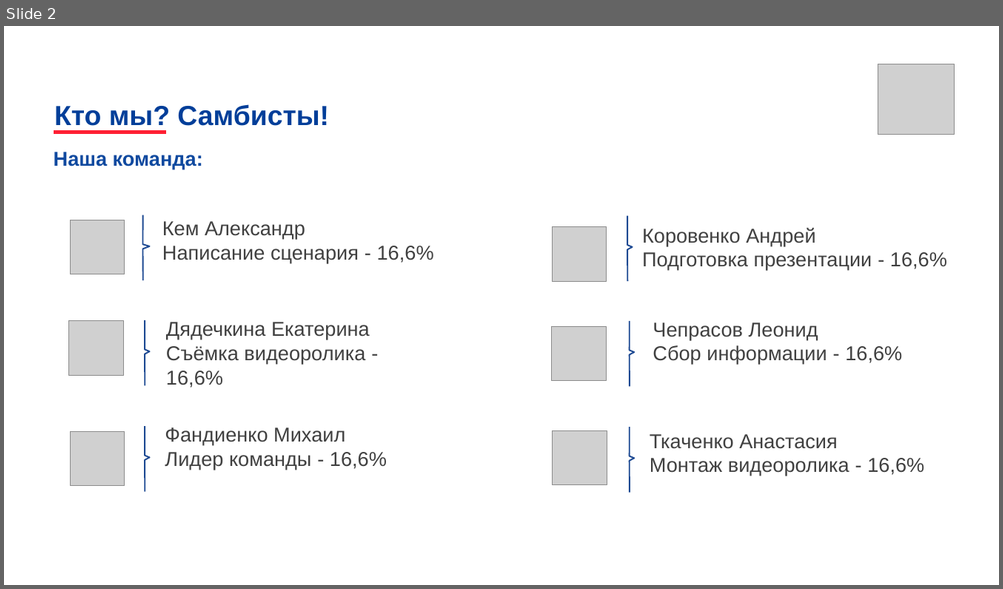
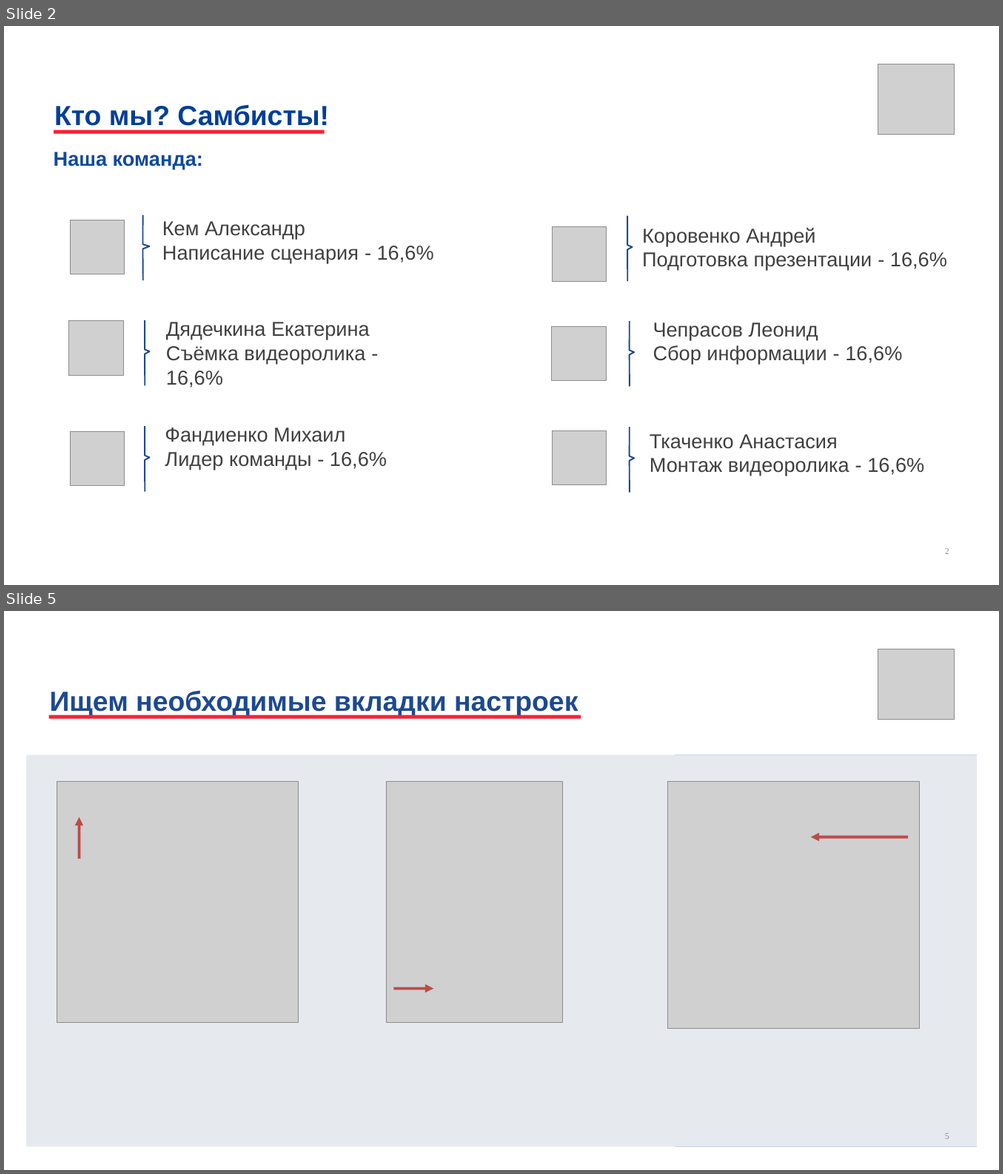
Before and after one commit to 0Sendai/Pmi-project-p2, a slide deck: Вставка текста, отформатированного под стиль документа.pptx. Shown one above the other, each under a label of ours: slide 2 before the commit, slides 2 and 5 after it; the slides between them are not shown. The pictures are 1003x589 and 1003x1174 pixels, drawn with LibreOffice and Linux fonts; fonts in the diff are those of the drawing; grey boxes stand for pictures; background and template pictures are left out. Boxes give left, top, right and bottom in pixels: in the first picture for what was removed or moved away, otherwise in the second. Text is boxed around its words. In the diff, an @@ line names an element or a change of style, - is before the commit and + after.

```diff
--- a/Вставка текста, отформатированного под стиль документа.pptx
+++ b/Вставка текста, отформатированного под стиль документа.pptx
@@ slide 5 added at [4,611,999,1170], background #FFFFFF @@
@@ picture added at [877,649,953,720] @@
@@ text added at [50,690,578,717], 44 pt, text #1D4992, bold @@
+Ищем необходимые вкладки настроек
@@ line added from (580, 717) to (49, 717), #FF1F33 6 pt @@
@@ rectangle added at [26,755,976,1147], fill #E6E9ED @@
@@ rectangle added at [674,755,976,1147], fill #4973B3 @@
@@ picture added at [57,781,298,1022] @@
@@ picture added at [386,781,562,1022] @@
@@ picture added at [668,781,919,1029] @@
@@ arrow added from (79, 859) to (79, 817), #BE4B48 4.5 pt @@
@@ arrow added from (908, 837) to (811, 837), #BE4B48 4.5 pt @@
@@ arrow added from (393, 988) to (433, 988), #BE4B48 4.5 pt @@
@@ page number added at [945,1133,949,1139], 14 pt, text #8C8C8C @@
+5
@@ slide 2 changed as well @@
@@ text "Кто мы? Самбисты!" at [54,104,329,131]: line spacing 1.01 to 1 @@
@@ line moved from (166, 132) - (54, 132) to (324, 132) - (54, 132) @@
@@ page number added at [945,548,949,554], 14 pt, text #8C8C8C @@
+2
```
Also in this commit, not shown: 2 other slides changed, 4 other slides added, 2 slides removed, 1 other file.
